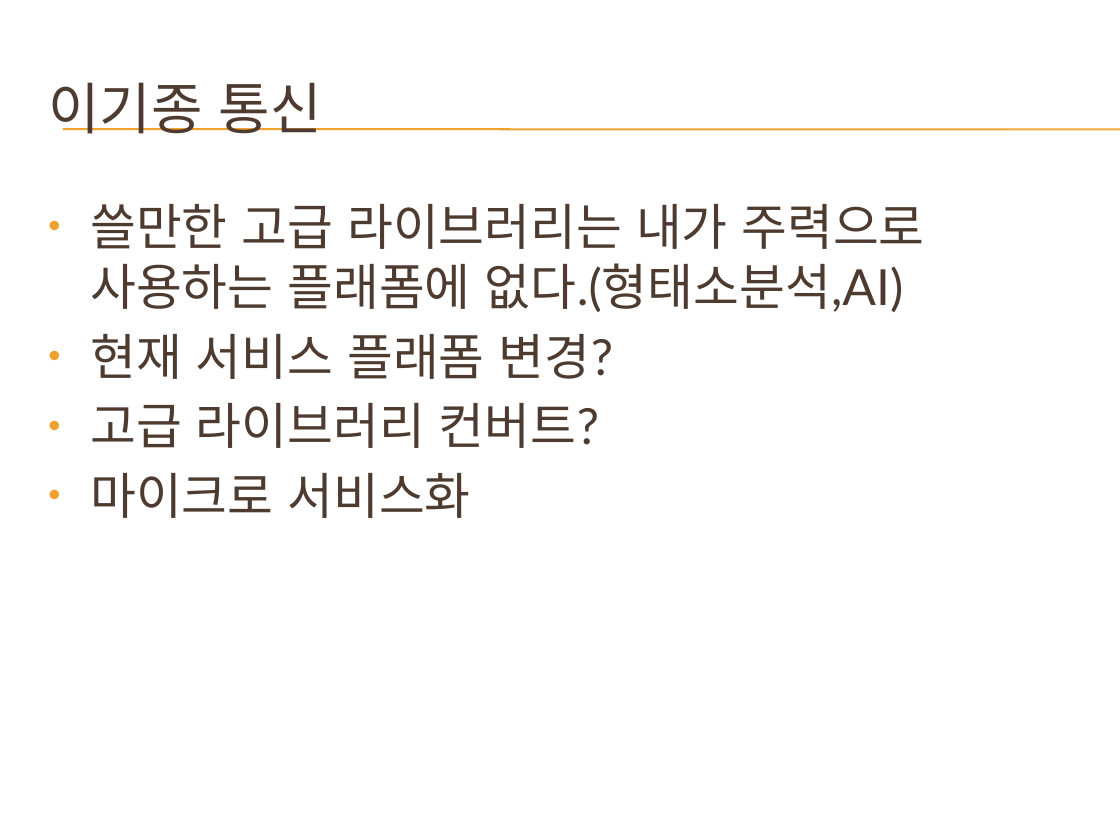
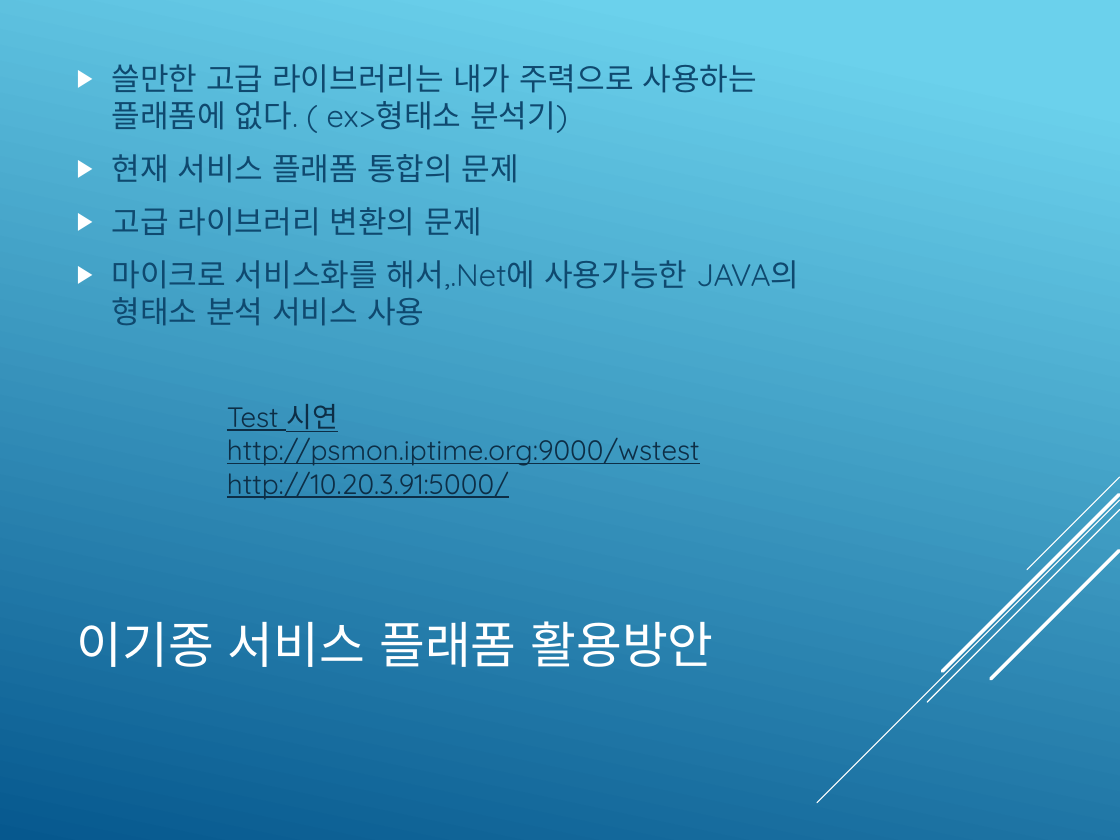
Before and after one commit to psmon/AkkaNetTest, a slide deck: slide 10 of AkkaForMicroService.pptx. Drawn at 1120x840 pixels with LibreOffice and Linux fonts; fonts in the diff are those of the drawing; background and template pictures are left out. Boxes give left, top, right and bottom in pixels: in the first picture for what was removed or moved away, otherwise in the second. Text is boxed around its words. In the diff, an @@ line names an element or a change of style, - is before the commit and + after.

```diff
--- a/AkkaForMicroService.pptx
+++ b/AkkaForMicroService.pptx
@@ background picture (left out) to gradient #6ED2EB to #06588E @@
@@ text "쓸만한 고급 라이브러리는 내가 주력으로 ..." at [112,64,799,326]: vertical alignment top to middle @@
@@ text at [112,64,799,326]: text changed; size 32 to 20 pt; font Lato to Quicksand; text colour #4E3B30 to #0F496F @@
-• 쓸만한 고급 라이브러리는 내가 주력으로 사용하는 플래폼에 없다.(형태소분석,AI)
-• 현재 서비스 플래폼 변경?
-• 고급 라이브러리 컨버트?
-• 마이크로 서비스화
+▶ 쓸만한 고급 라이브러리는 내가 주력으로 사용하는 플래폼에 없다. ( ex>형태소 분석기)
+▶ 현재 서비스 플래폼 통합의 문제
+▶ 고급 라이브러리 변환의 문제
+▶ 마이크로 서비스화를 해서,.Net에 사용가능한 JAVA의 형태소 분석 서비스 사용
@@ line removed from (63, 129) to (1120, 129) @@
@@ line removed from (63, 130) to (1120, 130) @@
@@ text added at [227,404,700,500], 18 pt, text #0D2E46, underline @@
+Test 시연
+http://psmon.iptime.org:9000/wstest
+http://10.20.3.91:5000/
@@ group added at [818,477,1120,803]: 5 lines @@
@@ title at [77,621,714,667]: text changed; size 36 to 32 pt; font Lato to Quicksand; text colour #4E3B30 to #FFFFFF @@
-이기종 통신
+이기종 서비스 플래폼 활용방안
```
Also in this commit, not shown: 9 other slides changed, 1 slide added, 1 slide removed, 5 other files.
